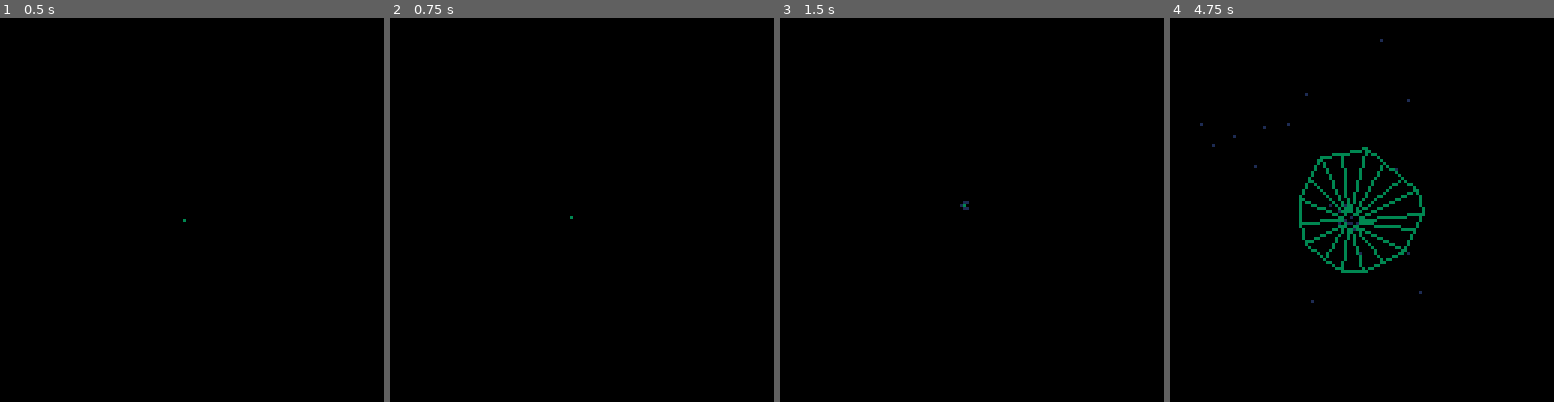
Above: before the commit, frames 1-4 (left to right).
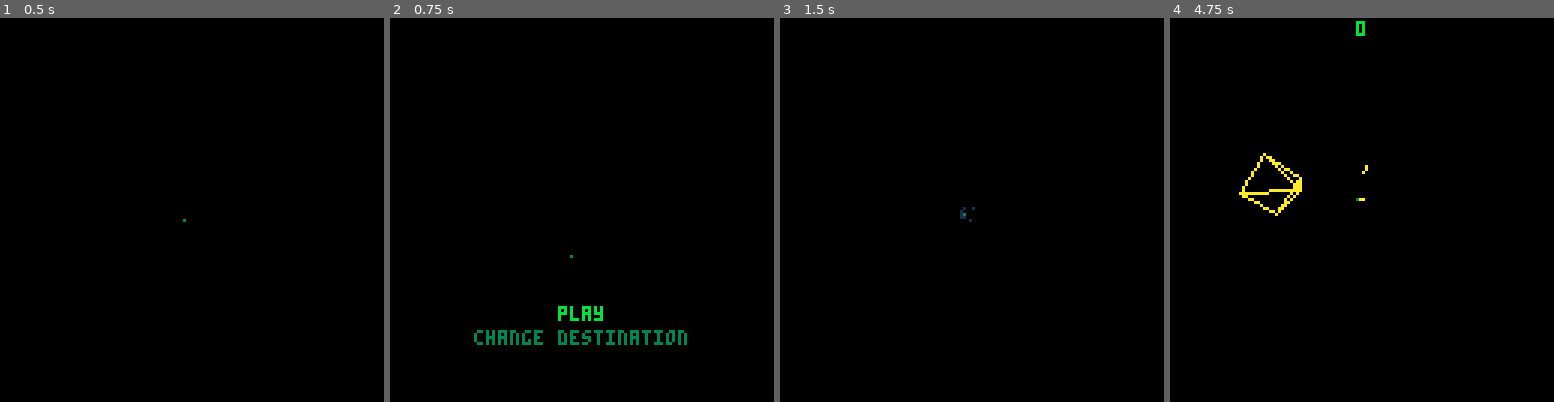
Above: after the commit, the same moments.

Repository: tesselode/web-pilot
Game: PICO-8 cartridge t1k.p8
Same seed, same stepped clock (60 frames per second), same inputs: the game is played once before the commit and once after it.
Inputs:
- Up to frame 1 (0.5 s): tap X (X key) at 0.33 s
- Up to frame 2 (0.75 s): tap O (Z key) at 0.7 s
- Up to frame 3 (1.5 s): tap X (X key) at 1.07 s
- Up to frame 4 (4.75 s): hold Right 1.6-2.1 s; tap O (Z key) every 0.4 s from 1.7 to 4.5 s; tap X (X key) at 1.85, 2.97, 4.08 s; hold Up 2.15-2.42 s; hold Right 2.47-3.03 s; hold Left 3.08-3.58 s; hold Down 3.63-3.97 s; hold Right 4.02-4.68 s; hold Up from 4.73 s (still down)

Frame 1 is identical in both runs. In frame 2, 1.3% of the frame differs, in the area x 21-78%, y 51-86%; in frame 3, less than 0.1%; in frame 4, 3.1%, in the area x 7-67%, y 0-75%.

Commit message:
title screen + gameplay transition

Diff:
--- a/t1k.p8
+++ b/t1k.p8
@@ -871,8 +871,8 @@
 
 function class.star:new()
 	local angle = rnd(1)
-	self.x = 64 + 64 * cos(angle)
-	self.y = 64 + 64 * sin(angle)
+	self.x = 64 + 128 * cos(angle)
+	self.y = 64 + 128 * sin(angle)
 	self.z = .8 + rnd(.4)
 end
 
@@ -880,8 +880,8 @@
 	self.z += .001 * speed
 	if self.z >= 1.2 then
 		local angle = rnd(1)
-		self.x = 64 + 64 * cos(angle)
-		self.y = 64 + 64 * sin(angle)
+		self.x = 64 + 128 * cos(angle)
+		self.y = 64 + 128 * sin(angle)
 		self.z = .8
 	end
 end
@@ -1051,6 +1051,7 @@
 
 function state.gameplay:enter()
 	self.p3d = class.p3d()
+	self.p3d.oz = -2/3
 	self:generate_web()
 	self.entities = {}
 	self.player = add(self.entities, class.player(self.web, 1))
@@ -1064,6 +1065,8 @@
 	self.to_next_powerup = 3
 	self.powerup_streak = 0
 	self.game_over_timer = 0
+	self.intro = true
+	self.wait_for_update = true
 
 	-- cosmetic
 	self.message = ''
@@ -1100,6 +1103,8 @@
 end
 
 function state.gameplay:update()
+	self.wait_for_update = false
+
 	-- game feel
 	if freeze_frames > 6 then freeze_frames = 6 end
 	if freeze_frames > 0 then
@@ -1110,58 +1115,71 @@
 		screen_shake_frame -= 1
 	end
 
+	-- intro sequence
+	if self.intro then
+		self.p3d.oz += .0025
+		self.player.z = 1 - self.p3d.oz
+		if self.p3d.oz >= 0 then
+			self.p3d.oz = 0
+			self.player.z = 1
+			self.intro = false
+		end
+	end
+
 	-- spawn enemies
-	self.difficulty += .0002
-	if self.player.z > self.web.min_z and #self.entities < self.entity_limit then
-		self.timer.flipper -= self.difficulty
-		while self.timer.flipper <= 0 do
-			self.timer.flipper += 90 + rnd(60)
-			add(self.entities, class.flipper(self.p3d, self.web, self.player, self, self.difficulty))
-			if self.difficulty > 1.5 and rnd(1) > .95 then
-				for i = 1, flr(self.difficulty * 2) do
-					add(self.entities, class.flipper(self.p3d, self.web, self.player, self, self.difficulty))
+	if not self.intro then
+		self.difficulty += .0002
+		if self.player.z > self.web.min_z and #self.entities < self.entity_limit then
+			self.timer.flipper -= self.difficulty
+			while self.timer.flipper <= 0 do
+				self.timer.flipper += 90 + rnd(60)
+				add(self.entities, class.flipper(self.p3d, self.web, self.player, self, self.difficulty))
+				if self.difficulty > 1.5 and rnd(1) > .95 then
+					for i = 1, flr(self.difficulty * 2) do
+						add(self.entities, class.flipper(self.p3d, self.web, self.player, self, self.difficulty))
+					end
+					self.difficulty -= .05
 				end
-				self.difficulty -= .05
+				sfx(sound.spawn, 3)
 			end
-			sfx(sound.spawn, 3)
-		end
-		self.timer.small_flipper -= self.difficulty
-		while self.timer.small_flipper <= 0 do
-			self.timer.small_flipper += 400 + rnd(400)
-			add(self.entities, class.flipper(self.p3d, self.web, self.player, self, self.difficulty, true))
-			if rnd(1) > .95 then
-				for i = 1, flr(self.difficulty * 2) do
-					add(self.entities, class.flipper(self.p3d, self.web, self.player, self, self.difficulty, true))
+			self.timer.small_flipper -= self.difficulty
+			while self.timer.small_flipper <= 0 do
+				self.timer.small_flipper += 400 + rnd(400)
+				add(self.entities, class.flipper(self.p3d, self.web, self.player, self, self.difficulty, true))
+				if rnd(1) > .95 then
+					for i = 1, flr(self.difficulty * 2) do
+						add(self.entities, class.flipper(self.p3d, self.web, self.player, self, self.difficulty, true))
+					end
+					self.difficulty -= .05
 				end
-				self.difficulty -= .05
+				sfx(sound.spawn, 3)
 			end
-			sfx(sound.spawn, 3)
-		end
-		self.timer.thwomp -= self.difficulty
-		while self.timer.thwomp <= 0 do
-			self.timer.thwomp += 1600 + rnd(700)
-			add(self.entities, class.thwomp(self.web, self.difficulty))
-			self.difficulty -= .1
-			if rnd(1) > .9 then
-				for i = 1, flr(self.difficulty) do
-					add(self.entities, class.thwomp(self.web, self.difficulty))
+			self.timer.thwomp -= self.difficulty
+			while self.timer.thwomp <= 0 do
+				self.timer.thwomp += 1600 + rnd(700)
+				add(self.entities, class.thwomp(self.web, self.difficulty))
+				self.difficulty -= .1
+				if rnd(1) > .9 then
+					for i = 1, flr(self.difficulty) do
+						add(self.entities, class.thwomp(self.web, self.difficulty))
+					end
 				end
+				sfx(sound.spawn, 3)
 			end
-			sfx(sound.spawn, 3)
-		end
-		self.timer.phantom -= self.difficulty
-		while self.timer.phantom <= 0 do
-			self.timer.phantom += 2000 + rnd(1000)
-			add(self.entities, class.phantom(self.web, self.difficulty))
-			self.difficulty -= 1/3
-			sfx(sound.spawn, 3)
-		end
-	end
-
-	-- input
-	if btnp(5) then self.player:jump() end
-	if btnp(5) and self.player.caught and self.zapper_online then
-		self:zap()
+			self.timer.phantom -= self.difficulty
+			while self.timer.phantom <= 0 do
+				self.timer.phantom += 2000 + rnd(1000)
+				add(self.entities, class.phantom(self.web, self.difficulty))
+				self.difficulty -= 1/3
+				sfx(sound.spawn, 3)
+			end
+		end
+
+		-- input
+		if btnp(5) then self.player:jump() end
+		if btnp(5) and self.player.caught and self.zapper_online then
+			self:zap()
+		end
 	end
 
 	-- update web and entities
@@ -1216,7 +1234,9 @@
 	local target_hy = 64 + (self.player.y - 64) * 1/6
 	self.p3d.hx += (target_hx - self.p3d.hx) * .1
 	self.p3d.hy += (target_hy - self.p3d.hy) * .1
-	self.p3d.oz = -(self.player.z - 1) / 3
+	if not self.intro then
+		self.p3d.oz = -(self.player.z - 1) / 3
+	end
 
 	-- message
 	if self.message_timer > 0 then
@@ -1250,6 +1270,8 @@
 end
 
 function state.gameplay:draw()
+	if self.wait_for_update then return end
+
 	--draw world
 	local shake = screen_shake[min(screen_shake_frame, #screen_shake)]
 	camera(shake[1], shake[2])
@@ -1299,23 +1321,74 @@
 	self.stars = {}
 	for i = 1, 50 do add(self.stars, class.star()) end
 	self.title_z = 0
+	self.web_alpha = 1
+
+	self.state = 0
+	self.hy_offset = 0
+	self.option_selected = 1
+	self.changing_web = false
 end
 
 function state.title:update()
+	if self.state == 0 then
+		if btnp(4) then self.state = 1 end
+	elseif self.state == 1 then
+		if btnp(2) then
+			self.option_selected -= 1
+			if self.option_selected == 0 then self.option_selected = 1 end
+		end
+		if btnp(3) then
+			self.option_selected += 1
+			if self.option_selected == 3 then self.option_selected = 2 end
+		end
+		if btnp(4) then
+			if self.option_selected == 1 then
+				music(-1)
+				self.state = 2
+			end
+			if self.option_selected == 2 and not self.changing_web then
+				self.changing_web = true
+			end
+		end
+		if btnp(5) then self.state = 0 end
+	elseif self.state == 2 then
+		self.p3d.oz -= .01
+		if self.p3d.oz < -1 then
+			state_manager:switch(state.gameplay)
+		end
+	end
+
+	-- cosmetic
+
+	local target_hy_offset = self.state == 1 and 48 or 0
+	self.hy_offset += (target_hy_offset - self.hy_offset) * .1
 	for star in all(self.stars) do star:update(1) end
 	self.p3d.hx = 64 + 4 * sin(uptime / 240)
-	self.p3d.hy = 64 + 4 * cos(uptime / 300)
-	self.p3d.oz -= self.p3d.oz * .01
+	self.p3d.hy = 64 + self.hy_offset + 4 * cos(uptime / 300)
+	if self.state == 0 or self.state == 1 then
+		self.p3d.oz -= self.p3d.oz * .01
+	end
 	if self.p3d.oz > -.001 then self.p3d.oz = 0 end
 	if self.p3d.oz > -.025 then
 		self.title_z += (1 - self.title_z) * 2/30
 		if self.title_z > .999 then self.title_z = 1 end
 	end
+
+	-- change web
+	if self.changing_web then
+		self.web_alpha -= self.web_alpha * .1
+		if self.web_alpha < 1/4 then
+			state.gameplay.generate_web(self)
+			self.changing_web = false
+		end
+	else
+		self.web_alpha += (1 - self.web_alpha) * .1
+	end
 end
 
 function state.title:draw()
 	for star in all(self.stars) do star:draw(self.p3d) end
-	self.web:draw(self.p3d, 3)
+	self.web:draw(self.p3d, self.web_alpha < 1/2 and 0 or self.web_alpha < 2/3 and 1 or 3)
 	local x = 64 + 3.99 * sin(uptime / 480)
 	pal(7, 1)
 	pal(10, 2)
@@ -1325,6 +1398,16 @@
 	self.p3d:sspr(0, 32, 49, 16, x, 64, self.web.min_z + (self.title_z - self.web.min_z) * .99, 2)
 	pal()
 	self.p3d:sspr(0, 32, 49, 16, x, 64, self.title_z, 2)
+
+	if self.state == 0 and self.title_z == 1 then
+		printoc('press 🅾️ to start', 64, 96, 11, 0)
+	end
+	if self.state == 1 then
+		local color = self.option_selected == 1 and 11 or 3
+		printoc('play', 64, 96, color, 0)
+		color = self.option_selected == 2 and 11 or 3
+		printoc('change destination', 64, 104, color, 0)
+	end
 end
 
 state.game_over = {}
@@ -1410,7 +1493,7 @@
 00000000000000000000000000000000000000000000000000000000000000000000000000000000000000000000000000000000000000000000000000000000
 0000000000000000aaa0aaa0a0a0a0a0000000000000000000000000000000000000000000000000000000000000000000000000000000000000000000000000
 000000000000000000a0a0a0a0a0a0a0000000000000000000000000000000000000000000000000000000000000000000000000000000000000000000000000
-000000000000000000a0a0a00a000a00000000000000000000000000000000000000000000000000000000000000000000000000000000000000000000000000
+00aaaaaaaaaaaaa000a0a0a00a000a00aaaaaaaaaaaaa00000000000000000000000000000000000000000000000000000000000000000000000000000000000
 0000000000000000aaa0a0a00a000a00000000000000000000000000000000000000000000000000000000000000000000000000000000000000000000000000
 0000000000000000a000a0a0a0a0a0a0000000000000000000000000000000000000000000000000000000000000000000000000000000000000000000000000
 0000000000000000aaa0aaa0a0a0a0a0000000000000000000000000000000000000000000000000000000000000000000000000000000000000000000000000
